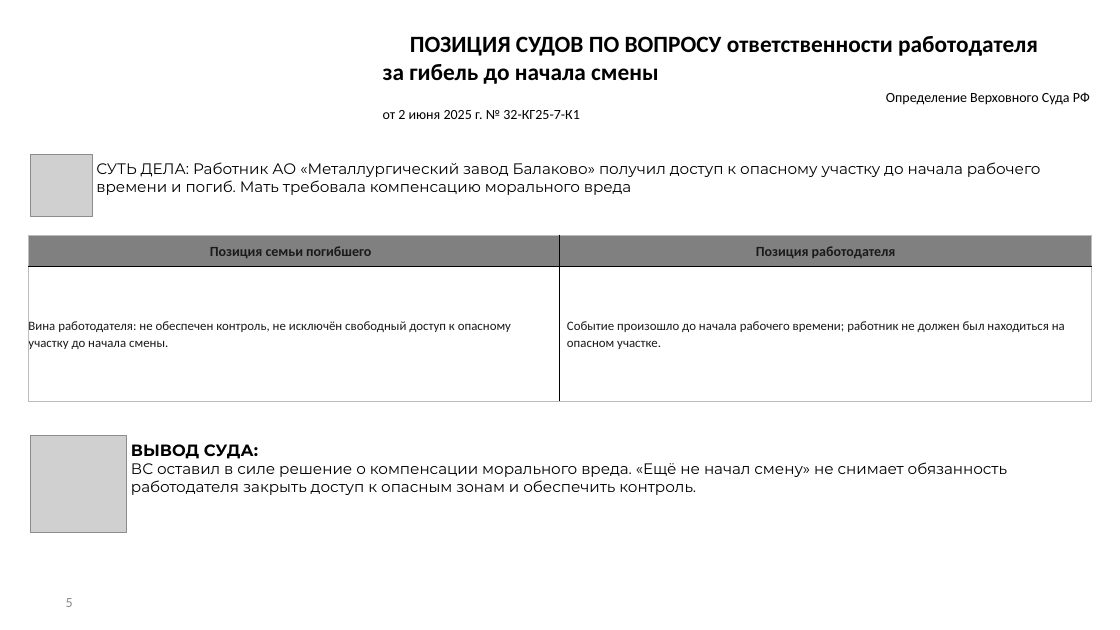
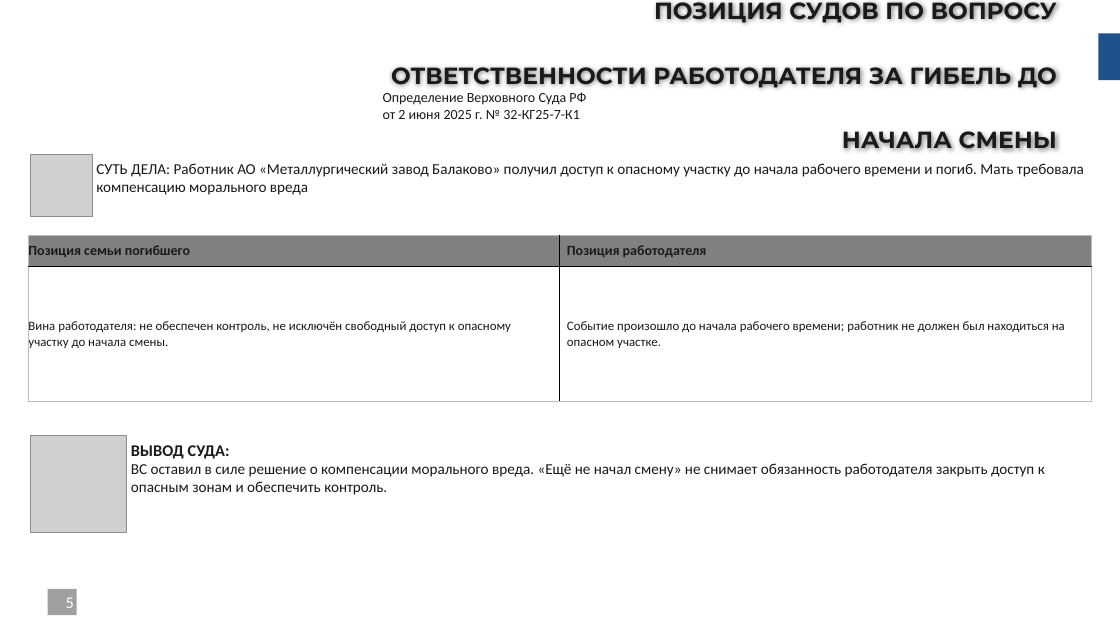
Before and after one commit to lysakalenushka-hash/-, a slide deck: slide 5 of Презентация_треш_кейсы_ОТ_желтые.pptx. Drawn at 1120x630 pixels with LibreOffice and Linux fonts; fonts in the diff are those of the drawing; grey boxes stand for pictures; background and template pictures are left out. Boxes give left, top, right and bottom in pixels: in the first picture for what was removed or moved away, otherwise in the second. Text is boxed around its words. In the diff, an @@ line names an element or a change of style, - is before the commit and + after.

```diff
--- a/Презентация_треш_кейсы_ОТ_желтые.pptx
+++ b/Презентация_треш_кейсы_ОТ_желтые.pptx
@@ title at (391,0,1057,154): text changed; font Calibri to Montserrat; text colour #000000 to #1A1A1A @@
-ПОЗИЦИЯ СУДОВ ПО ВОПРОСУ ответственности работодателя за гибель до начала смены
+ПОЗИЦИЯ СУДОВ ПО ВОПРОСУ ОТВЕТСТВЕННОСТИ РАБОТОДАТЕЛЯ ЗА ГИБЕЛЬ ДО НАЧАЛА СМЕНЫ
@@ rectangle added at (1099,34,1120,81), fill #21518D @@
@@ text "Определение Верховного Суда РФ" at (383,92,586,119): text colour #000000 to #1A1A1A; alignment right to left @@
@@ text "СУТЬ ДЕЛА: Работник АО «Металлургический ..." at (96,163,1084,195): font Montserrat to Calibri, text colour #000000 to #1A1A1A @@
@@ table at (29,235,1092,402) @@
@@ alignment centre to left @@
@@ line spacing 1.07 to 1 @@
@@ less space between paragraphs @@
@@ text "ВЫВОД СУДА:" at (131,445,1045,495): font Montserrat to Calibri, text colour #000000 to #1A1A1A @@
@@ rectangle added at (48,589,77,615), fill #535353 at 55% opacity @@
@@ page number at (66,597,74,608): size 12 to 14 pt, text colour #8C8C8C to #FFFFFF @@
```
Also in this commit, not shown: 7 other slides changed.
